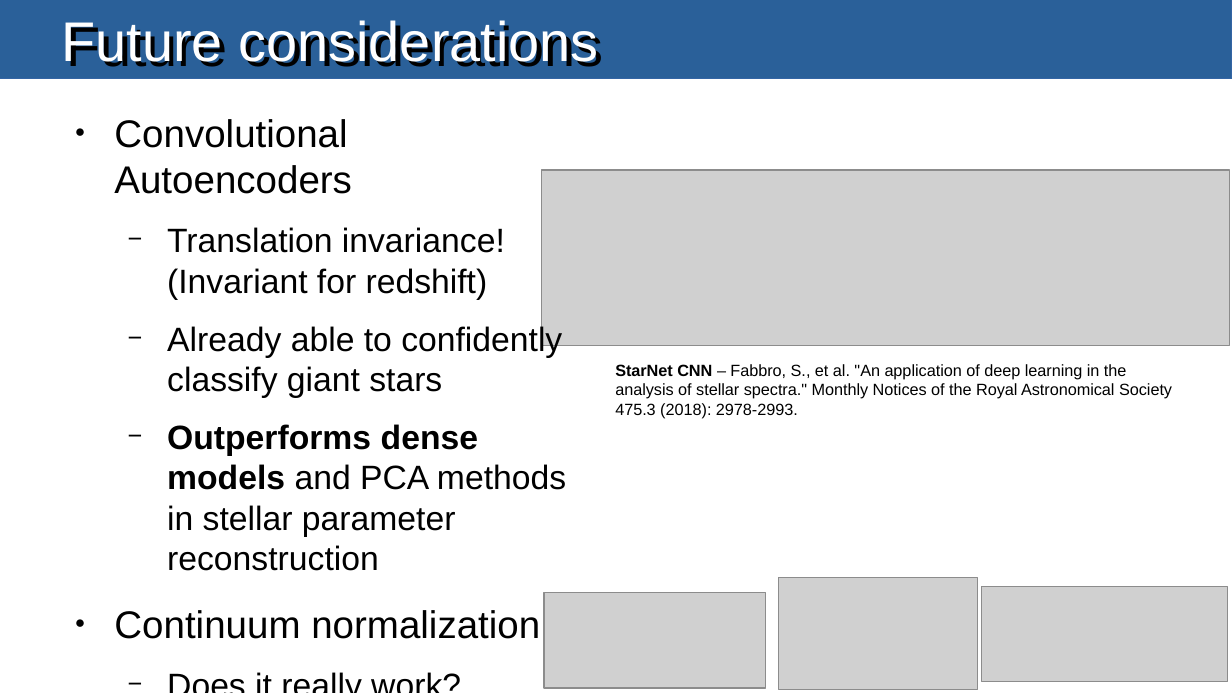
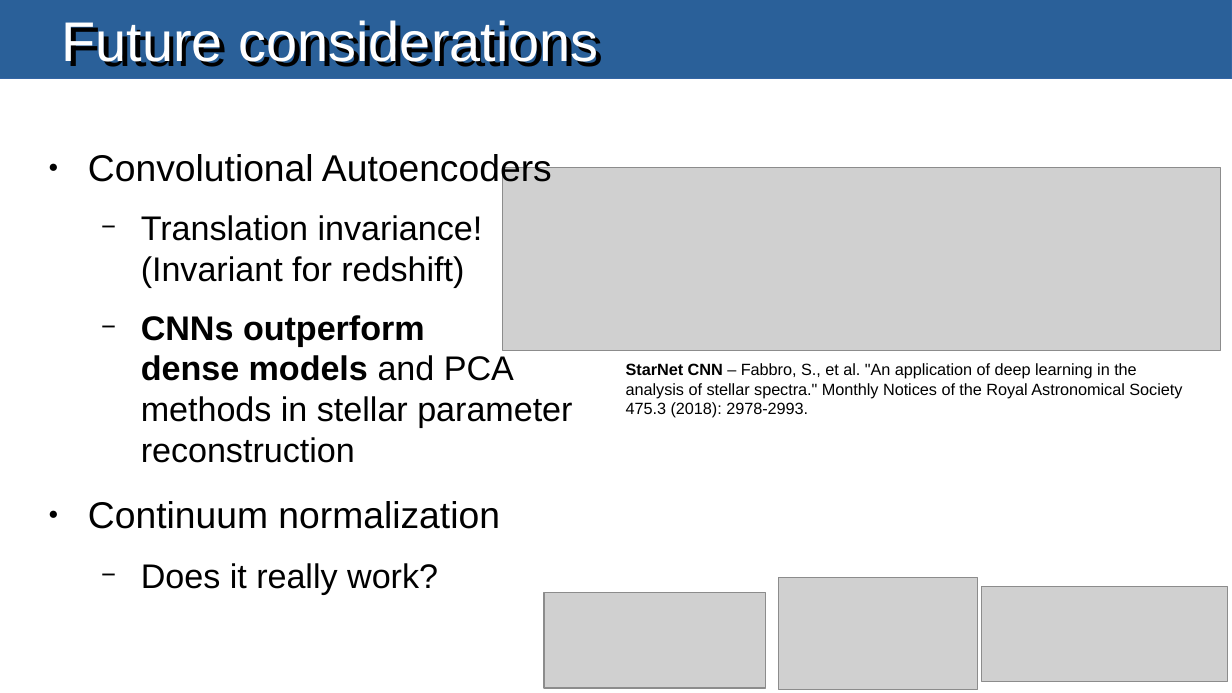
Before and after one commit to masterdesky/presentations, a slide deck: slide 9 of wigner-gpu-day-2023/presentation/denoising.odp. Drawn at 1232x693 pixels with LibreOffice and Linux fonts; fonts in the diff are those of the drawing; grey boxes stand for pictures. Boxes give left, top, right and bottom in pixels: in the first picture for what was removed or moved away, otherwise in the second. Text is boxed around its words. In the diff, an @@ line names an element or a change of style, - is before the commit and + after.

```diff
--- a/wigner-gpu-day-2023/presentation/denoising.odp
+++ b/wigner-gpu-day-2023/presentation/denoising.odp
@@ text "Convolutional Autoencoders": place and size @@
-text "Convolutional Autoencoders" at [114, 119, 566, 639]
+text "Convolutional Autoencoders" at [88, 154, 572, 594]
@@ text at [88, 154, 552, 594]: size 24.8 to 24 pt in "Convolutional Autoencoders", "Continuum normalization"; size 21.7 to 22 pt in "Translation invariance! (Invariant for redshift)", "Does it really work?" @@
@@ picture: place and size @@
-picture at [541, 170, 1230, 345]
+picture at [503, 168, 1221, 351]
@@ text at [141, 315, 572, 463]: text changed; size 21.7 to 22 pt @@
-  − Already able to confidently classify giant stars
-  − Outperforms dense models and PCA methods in stellar parameter reconstruction
+  − CNNs outperform
+    dense models and PCA methods in stellar parameter reconstruction
@@ text "StarNet CNN – Fabbro, S., ...": place and size @@
-text "StarNet CNN – Fabbro, S., ..." at [615, 364, 1172, 418]
+text "StarNet CNN – Fabbro, S., ..." at [626, 363, 1182, 418]
```
Also in this commit, not shown: 1 other slide changed, 1 other file.
